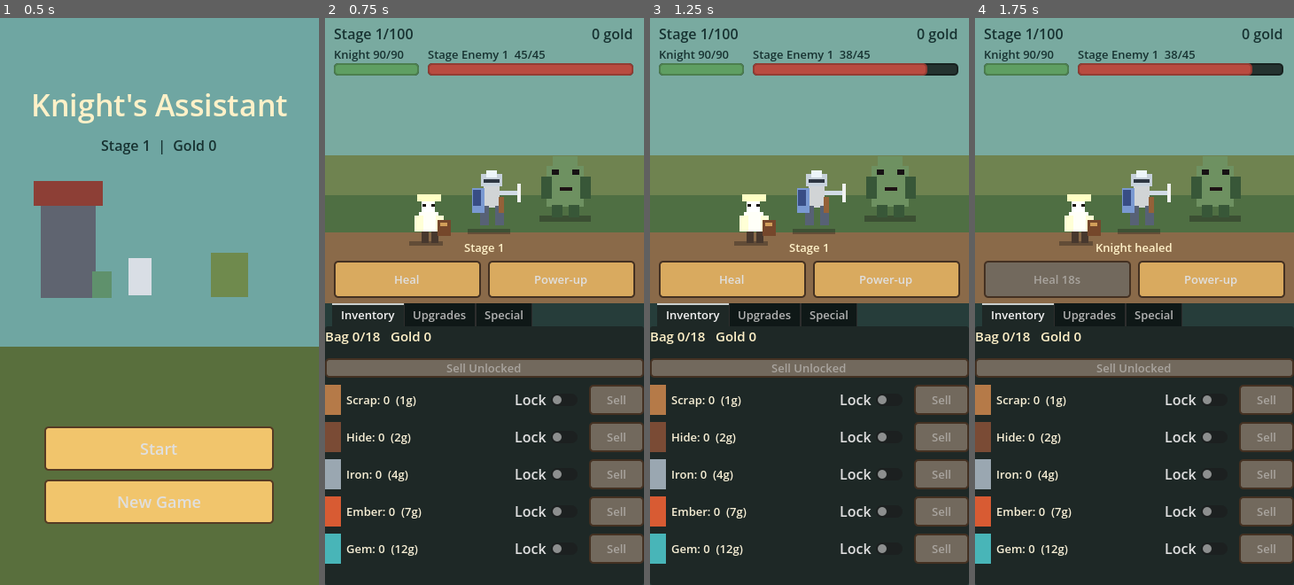
Above: before the commit, frames 1-4 (left to right).
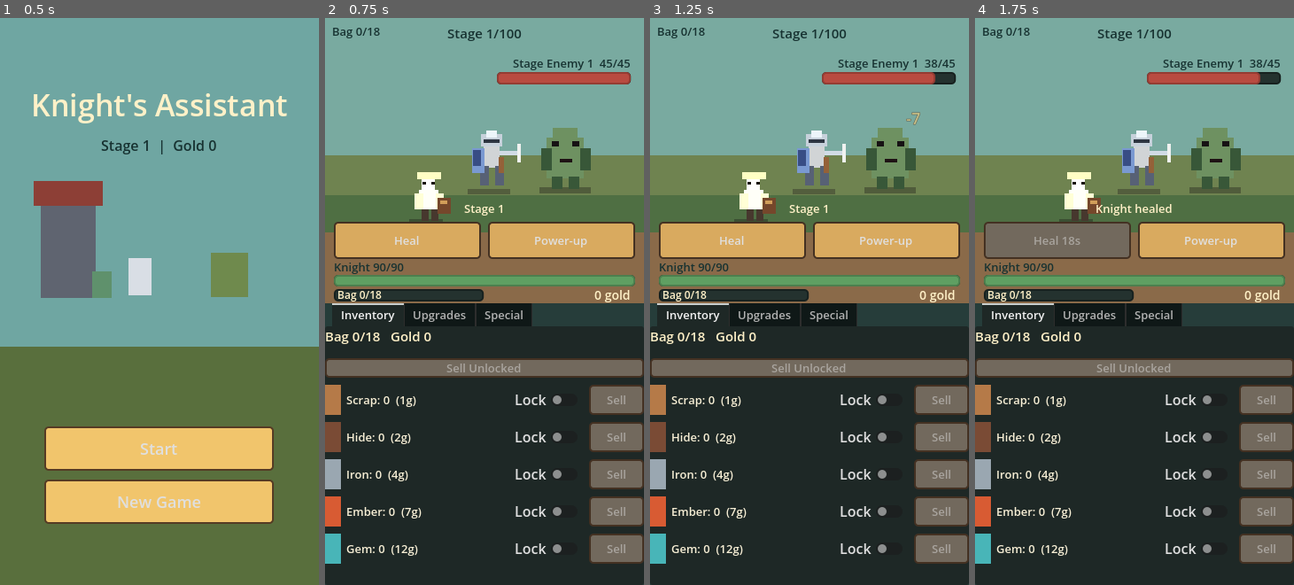
Above: after the commit, the same moments.

Repository: TheAmazingTurtle/knight-s-assistant
Game: Godot game, scene res://core/main.tscn
Same seed, same stepped clock (60 frames per second), same inputs: the game is played once before the commit and once after it.
Inputs:
- Up to frame 1 (0.5 s): no input
- Up to frame 2 (0.75 s): click "Start" at 0.5 s
- Up to frame 3 (1.25 s): no input
- Up to frame 4 (1.75 s): click "Heal" at 1.25 s

Frame 1 is identical in both runs. In frame 2, 20% of the frame differs, in the area x 2-98%, y 1-51%; in frame 3, 20%; in frame 4, 17%.

Commit message:
Improve combat and inventory HUD

Diff:
--- a/screens/game_screen/game_screen.gd
+++ b/screens/game_screen/game_screen.gd
@@ -15,9 +15,9 @@
 	"porter_tonic_multiplier",
 	"porter_tonic_cooldown"
 ]
-const KNIGHT_FIGHT_CENTER_RATIO := Vector2(0.52, 0.64)
-const ENEMY_FIGHT_CENTER_RATIO := Vector2(0.75, 0.58)
-const PORTER_HOME_CENTER_RATIO := Vector2(0.32, 0.7)
+const KNIGHT_FIGHT_CENTER_RATIO := Vector2(0.52, 0.5)
+const ENEMY_FIGHT_CENTER_RATIO := Vector2(0.75, 0.48)
+const PORTER_HOME_CENTER_RATIO := Vector2(0.32, 0.62)
 
 var battle_area: Control
 var loot_layer: Control
@@ -27,12 +27,15 @@
 var special_content: VBoxContainer
 
 var stage_label: Label
+var top_bag_label: Label
 var gold_label: Label
 var enemy_label: Label
 var knight_label: Label
+var inventory_space_label: Label
 var status_label: Label
 var enemy_health_bar: ProgressBar
 var knight_health_bar: ProgressBar
+var inventory_space_bar: ProgressBar
 var heal_button: Button
 var tonic_button: Button
 var ability_row: HBoxContainer
@@ -58,6 +61,7 @@
 var victory_visible := false
 var porter_center := Vector2.ZERO
 var active_loot: Array = []
+var damage_numbers: Array = []
 var remaining_enemy_loot: Array = []
 var drop_thresholds: Array = []
 var next_drop_threshold_index := 0
@@ -79,6 +83,7 @@
 	_layout_battle_objects()
 	_tick_cooldowns(delta)
 	_tick_loot(delta)
+	_tick_damage_numbers(delta)
 	if victory_visible:
 		_refresh_battle_labels()
 		return
@@ -171,36 +176,53 @@
 	enemy_view.size = Vector2(88, 92)
 	battle_area.add_child(enemy_view)
 
-	stage_label = _make_label("", 16, Color("#173231"))
-	stage_label.position = Vector2(10, 6)
-	stage_label.size = Vector2(150, 24)
+	top_bag_label = _make_label("", 13, Color("#173231"))
+	top_bag_label.position = Vector2(8, 6)
+	top_bag_label.size = Vector2(96, 22)
+	battle_area.add_child(top_bag_label)
+
+	stage_label = _make_label("", 15, Color("#173231"))
+	stage_label.horizontal_alignment = HORIZONTAL_ALIGNMENT_CENTER
+	stage_label.position = Vector2(104, 6)
+	stage_label.size = Vector2(152, 22)
 	battle_area.add_child(stage_label)
 
-	gold_label = _make_label("", 16, Color("#173231"))
+	enemy_label = _make_label("", 13, Color("#173231"))
+	enemy_label.horizontal_alignment = HORIZONTAL_ALIGNMENT_RIGHT
+	enemy_label.position = Vector2(194, 36)
+	enemy_label.size = Vector2(154, 18)
+	battle_area.add_child(enemy_label)
+
+	enemy_health_bar = _make_bar(Color("#b94b40"))
+	enemy_health_bar.position = Vector2(194, 55)
+	enemy_health_bar.size = Vector2(154, 14)
+	battle_area.add_child(enemy_health_bar)
+
+	knight_label = _make_label("", 13, Color("#173231"))
+	knight_label.position = Vector2(10, 260)
+	knight_label.size = Vector2(340, 18)
+	battle_area.add_child(knight_label)
+
+	knight_health_bar = _make_bar(Color("#5f9f62"))
+	knight_health_bar.position = Vector2(10, 279)
+	knight_health_bar.size = Vector2(340, 13)
+	battle_area.add_child(knight_health_bar)
+
+	inventory_space_bar = _make_bar(Color("#d8b45a"))
+	inventory_space_bar.position = Vector2(10, 302)
+	inventory_space_bar.size = Vector2(164, 14)
+	battle_area.add_child(inventory_space_bar)
+
+	inventory_space_label = _make_label("", 12, Color("#fff1c8"))
+	inventory_space_label.position = inventory_space_bar.position + Vector2(4, -2)
+	inventory_space_label.size = Vector2(156, 18)
+	battle_area.add_child(inventory_space_label)
+
+	gold_label = _make_label("", 14, Color("#fff1c8"))
 	gold_label.horizontal_alignment = HORIZONTAL_ALIGNMENT_RIGHT
-	gold_label.position = Vector2(210, 6)
-	gold_label.size = Vector2(138, 24)
+	gold_label.position = Vector2(190, 298)
+	gold_label.size = Vector2(158, 22)
 	battle_area.add_child(gold_label)
-
-	enemy_label = _make_label("", 13, Color("#173231"))
-	enemy_label.position = Vector2(116, 32)
-	enemy_label.size = Vector2(232, 18)
-	battle_area.add_child(enemy_label)
-
-	enemy_health_bar = _make_bar(Color("#b94b40"))
-	enemy_health_bar.position = Vector2(116, 51)
-	enemy_health_bar.size = Vector2(232, 14)
-	battle_area.add_child(enemy_health_bar)
-
-	knight_label = _make_label("", 13, Color("#173231"))
-	knight_label.position = Vector2(10, 32)
-	knight_label.size = Vector2(96, 18)
-	battle_area.add_child(knight_label)
-
-	knight_health_bar = _make_bar(Color("#5f9f62"))
-	knight_health_bar.position = Vector2(10, 51)
-	knight_health_bar.size = Vector2(96, 14)
-	battle_area.add_child(knight_health_bar)
 
 	status_label = _make_label("", 13, Color("#fff1c8"))
 	status_label.horizontal_alignment = HORIZONTAL_ALIGNMENT_CENTER
@@ -255,6 +277,7 @@
 
 
 func _start_stage() -> void:
+	_clear_damage_numbers()
 	enemy_stats = GameState.get_enemy_stats()
 	enemy_max_hp = float(enemy_stats.get("max_health", 1))
 	enemy_hp = enemy_max_hp
@@ -308,6 +331,7 @@
 	if tonic_active_left > 0.0:
 		damage *= GameState.get_tonic_multiplier()
 	enemy_hp = max(0.0, enemy_hp - damage)
+	_spawn_damage_number(damage)
 	if knight_view != null:
 		knight_view.pulse_attack()
 	if enemy_view != null:
@@ -324,6 +348,56 @@
 		knight_view.set_health_ratio(knight_hp / knight_max_hp)
 	if knight_hp <= 0.0:
 		_handle_knight_defeated()
+
+
+func _spawn_damage_number(damage: float) -> void:
+	if battle_area == null:
+		return
+	var number := _make_label("-%d" % int(round(damage)), 18, Color("#ffe08a"))
+	number.horizontal_alignment = HORIZONTAL_ALIGNMENT_CENTER
+	number.mouse_filter = Control.MOUSE_FILTER_IGNORE
+	number.size = Vector2(72, 24)
+	number.add_theme_color_override("font_outline_color", Color("#4b2819"))
+	number.add_theme_constant_override("outline_size", 2)
+	var anchor := Vector2(battle_area.size.x * 0.72, battle_area.size.y * 0.33)
+	if enemy_view != null:
+		anchor = enemy_view.position + Vector2(enemy_view.size.x * 0.48, enemy_view.size.y * 0.1)
+	number.position = anchor + Vector2(GameState.rng.randf_range(-18.0, 8.0), GameState.rng.randf_range(-8.0, 6.0))
+	battle_area.add_child(number)
+	damage_numbers.append({
+		"label": number,
+		"life": 0.75,
+		"duration": 0.75,
+		"velocity": Vector2(GameState.rng.randf_range(-8.0, 8.0), -34.0)
+	})
+
+
+func _tick_damage_numbers(delta: float) -> void:
+	for i in range(damage_numbers.size() - 1, -1, -1):
+		var entry: Dictionary = damage_numbers[i]
+		var number := entry.get("label") as Label
+		if number == null or not is_instance_valid(number):
+			damage_numbers.remove_at(i)
+			continue
+		var life := float(entry.get("life", 0.0)) - delta
+		if life <= 0.0:
+			damage_numbers.remove_at(i)
+			number.queue_free()
+			continue
+		entry["life"] = life
+		var duration: float = max(0.01, float(entry.get("duration", 0.75)))
+		var velocity: Vector2 = entry.get("velocity", Vector2.ZERO)
+		number.position += velocity * delta
+		number.modulate.a = clampf(life / duration, 0.0, 1.0)
+		damage_numbers[i] = entry
+
+
+func _clear_damage_numbers() -> void:
+	for entry in damage_numbers:
+		var number := entry.get("label") as Label
+		if number != null and is_instance_valid(number):
+			number.queue_free()
+	damage_numbers.clear()
 
 
 func _check_drop_thresholds() -> void:
@@ -614,12 +688,20 @@
 func _refresh_battle_labels() -> void:
 	if stage_label == null:
 		return
+	var inventory_used := GameState.get_inventory_used()
+	var inventory_capacity := GameState.get_inventory_capacity()
+	var inventory_ratio := 0.0
+	if inventory_capacity > 0:
+		inventory_ratio = float(inventory_used) / float(inventory_capacity)
+	top_bag_label.text = "Bag %d/%d" % [inventory_used, inventory_capacity]
 	stage_label.text = "Stage %d/%d" % [GameState.stage, GameState.get_max_stage()]
 	gold_label.text = "%d gold" % GameState.gold
 	enemy_label.text = "%s  %.0f/%.0f" % [str(enemy_stats.get("name", "Enemy")), enemy_hp, enemy_max_hp]
 	knight_label.text = "Knight %.0f/%.0f" % [knight_hp, knight_max_hp]
 	enemy_health_bar.value = clampf(enemy_hp / enemy_max_hp, 0.0, 1.0) * 100.0
 	knight_health_bar.value = clampf(knight_hp / knight_max_hp, 0.0, 1.0) * 100.0
+	inventory_space_bar.value = clampf(inventory_ratio, 0.0, 1.0) * 100.0
+	inventory_space_label.text = "Bag %d/%d" % [inventory_used, inventory_capacity]
 	heal_button.disabled = heal_cooldown_left > 0.0 or knight_hp <= 0.0 or victory_visible
 	heal_button.text = "Heal" if heal_cooldown_left <= 0.0 else "Heal %ds" % int(ceil(heal_cooldown_left))
 	tonic_button.disabled = tonic_cooldown_left > 0.0 or knight_hp <= 0.0 or victory_visible
@@ -641,12 +723,40 @@
 		enemy_view.position = Vector2(area_size.x * ENEMY_FIGHT_CENTER_RATIO.x, area_size.y * ENEMY_FIGHT_CENTER_RATIO.y) - enemy_view.size * 0.5
 	if porter_center == Vector2.ZERO:
 		porter_center = _porter_home_center()
+	if top_bag_label != null:
+		top_bag_label.position = Vector2(8, 6)
+		top_bag_label.size = Vector2(96, 22)
+	if stage_label != null:
+		stage_label.position = Vector2(area_size.x * 0.31, 6)
+		stage_label.size = Vector2(area_size.x * 0.38, 22)
+	if enemy_label != null:
+		enemy_label.position = Vector2(area_size.x * 0.54, area_size.y * 0.13)
+		enemy_label.size = Vector2(area_size.x * 0.42, 18)
+	if enemy_health_bar != null:
+		enemy_health_bar.position = Vector2(area_size.x * 0.54, area_size.y * 0.13 + 19)
+		enemy_health_bar.size = Vector2(area_size.x * 0.42, 14)
 	if ability_row != null:
-		ability_row.position = Vector2(10, max(214.0, area_size.y - 48.0))
-		ability_row.size = Vector2(max(0.0, area_size.x - 20.0), 40)
+		ability_row.position = Vector2(10, max(210.0, area_size.y - 92.0))
+		ability_row.size = Vector2(max(0.0, area_size.x - 20.0), 38)
 	if status_label != null:
 		status_label.position = Vector2(10, ability_row.position.y - 24.0)
 		status_label.size = Vector2(max(0.0, area_size.x - 20.0), 22)
+	var lower_hud_y: float = min(area_size.y - 50.0, ability_row.position.y + 44.0)
+	if knight_label != null:
+		knight_label.position = Vector2(10, lower_hud_y)
+		knight_label.size = Vector2(max(0.0, area_size.x - 20.0), 17)
+	if knight_health_bar != null:
+		knight_health_bar.position = Vector2(10, lower_hud_y + 18.0)
+		knight_health_bar.size = Vector2(max(0.0, area_size.x - 20.0), 13)
+	if inventory_space_bar != null:
+		inventory_space_bar.position = Vector2(10, lower_hud_y + 34.0)
+		inventory_space_bar.size = Vector2(max(0.0, area_size.x * 0.47), 14)
+	if inventory_space_label != null and inventory_space_bar != null:
+		inventory_space_label.position = inventory_space_bar.position + Vector2(4, -2)
+		inventory_space_label.size = inventory_space_bar.size + Vector2(-8, 4)
+	if gold_label != null:
+		gold_label.position = Vector2(area_size.x * 0.54, lower_hud_y + 31.0)
+		gold_label.size = Vector2(area_size.x * 0.42, 22)
 
 
 func _knight_center() -> Vector2:
Not shown, changed: README.md
